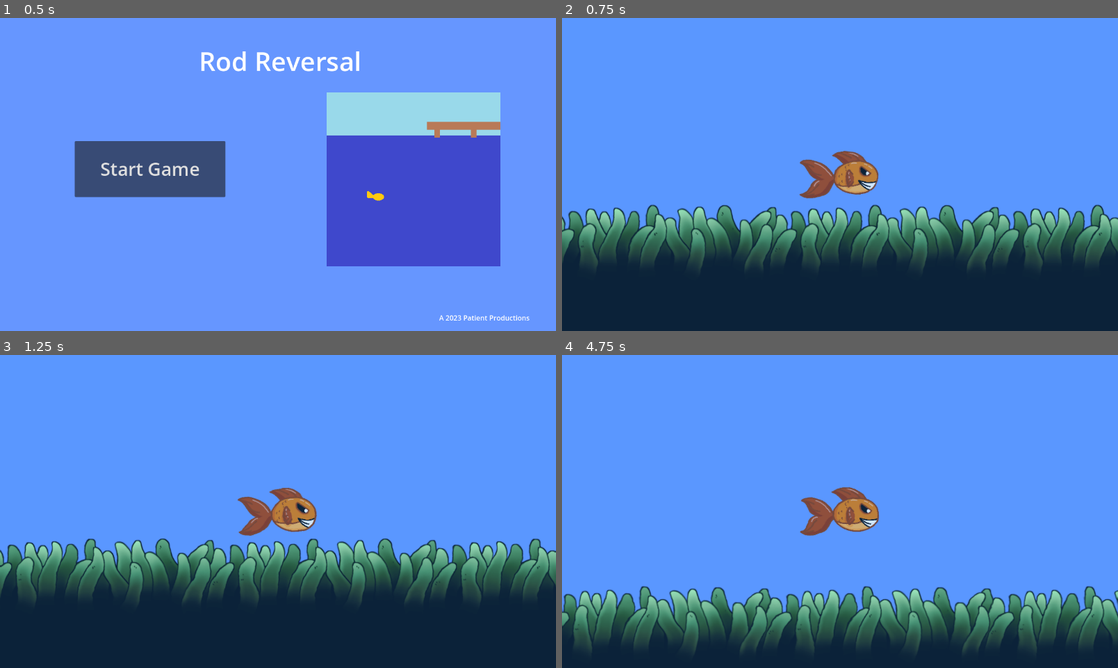
Above: before the commit, frames 1-4 (two rows, left to right).
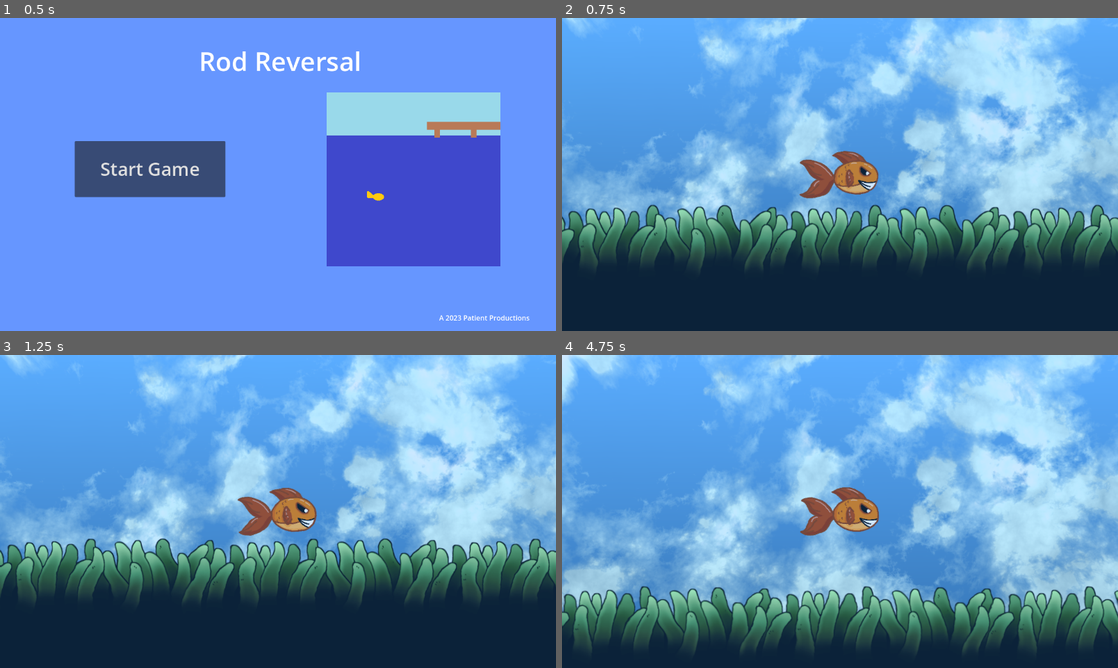
Above: after the commit, the same moments.

Repository: ZenithStar/gmtk_jam_2023
Game: Godot game, scene res://scenes/title_screen.tscn
Two runs of this game, one before a commit and one after it. Both use one fixed random seed, a clock stepped at 60 frames per second and the inputs below. The engine's default icon, where the game draws it, is replaced by a stand-in: a white triangle on a blue panel in a dark square.
Inputs:
- Up to frame 1 (0.5 s): no input
- Up to frame 2 (0.75 s): click "Start Game" at 0.5 s
- Up to frame 3 (1.25 s): no input
- Up to frame 4 (4.75 s): hold Right (right) 1.28-2.78 s; tap Up (up) at 1.35, 1.52, 1.82, 2.1, 2.27, 2.57, 2.85, 3.6, 3.77, 4.07, 4.35, 4.52 s; hold Left (left) 2.78-3.53 s; hold Right (right) from 3.53 s (still down)

Frame 1 is identical in both runs. In frame 2, 44% of the frame differs, in the area x 0-100%, y 0-68%; in frame 3, 43%; in frame 4, 59%, in the area x 0-100%, y 0-83%.

Commit message:
Added clouds

Diff:
--- /dev/null
+++ b/scenes/animated_clouds.tscn
@@ -0,0 +1,15 @@
+[gd_scene load_steps=4 format=3 uid="uid://cdbgoe2g28kkr"]
+
+[ext_resource type="Shader" path="res://scripts/clouds_in_motion.gdshader" id="1_1ehm8"]
+[ext_resource type="Texture2D" uid="uid://bb4khnta5dh6g" path="res://icon.svg" id="2_m77da"]
+
+[sub_resource type="ShaderMaterial" id="ShaderMaterial_65g3r"]
+shader = ExtResource("1_1ehm8")
+shader_parameter/BackColor = Color(0, 0.4, 0.58, 1)
+shader_parameter/CloudColor = Color(0.18, 0.7, 0.87, 1)
+shader_parameter/speed = 0.2
+
+[node name="Clouds" type="Sprite2D"]
+material = SubResource("ShaderMaterial_65g3r")
+scale = Vector2(1e-05, 1e-05)
+texture = ExtResource("2_m77da")
--- /dev/null
+++ b/scenes/cloudy_skys.tscn
@@ -0,0 +1,22 @@
+[gd_scene load_steps=4 format=3 uid="uid://d1bsjvvc22n4b"]
+
+[ext_resource type="Shader" path="res://scripts/cloudy_skys.gdshader" id="1_uhaha"]
+[ext_resource type="Texture2D" uid="uid://bb4khnta5dh6g" path="res://icon.svg" id="2_tr220"]
+
+[sub_resource type="ShaderMaterial" id="ShaderMaterial_66nls"]
+shader = ExtResource("1_uhaha")
+shader_parameter/cloudscale = 1.1
+shader_parameter/speed = 0.01
+shader_parameter/clouddark = 0.5
+shader_parameter/cloudlight = 0.3
+shader_parameter/cloudcover = 0.2
+shader_parameter/cloudalpha = 8.0
+shader_parameter/skytint = 0.5
+shader_parameter/skycolour1 = Vector3(0.2, 0.4, 0.6)
+shader_parameter/skycolour2 = Vector3(0.4, 0.7, 1)
+shader_parameter/m = Transform2D(1.6, -1.2, 1.2, 1.6, 0, 0)
+
+[node name="Clouds" type="Sprite2D"]
+material = SubResource("ShaderMaterial_66nls")
+scale = Vector2(300, 100)
+texture = ExtResource("2_tr220")
--- a/scenes/test_level.tscn
+++ b/scenes/test_level.tscn
@@ -1,10 +1,13 @@
-[gd_scene load_steps=4 format=3 uid="uid://dq34o6bnybbm2"]
+[gd_scene load_steps=5 format=3 uid="uid://dq34o6bnybbm2"]
 
+[ext_resource type="PackedScene" uid="uid://d1bsjvvc22n4b" path="res://scenes/cloudy_skys.tscn" id="1_1nk6b"]
 [ext_resource type="TileSet" uid="uid://cmcpnwdeph0tl" path="res://assets/Mossy Tileset/tileset.tres" id="3_uuwx7"]
 [ext_resource type="PackedScene" uid="uid://ca6kdmd2nkoer" path="res://scenes/water.tscn" id="4_pohog"]
-[ext_resource type="PackedScene" uid="uid://bnb7bqebb5t0q" path="res://scenes/fish.tscn" id="5_rl2t6"]
+[ext_resource type="PackedScene" uid="uid://d3ugjelus0rqi" path="res://scenes/fish.tscn" id="5_rl2t6"]
 
 [node name="Node2D" type="Node2D"]
+
+[node name="Clouds" parent="." instance=ExtResource("1_1nk6b")]
 
 [node name="Fish" parent="." instance=ExtResource("5_rl2t6")]
 position = Vector2(223, 984)
--- /dev/null
+++ b/scripts/clouds_in_motion.gdshader
@@ -0,0 +1,70 @@
+// https://godotshaders.com/shader/clouds-in-motion/
+shader_type canvas_item;
+
+uniform vec4 BackColor : source_color = vec4(0.0, 0.4, 0.58, 1.0);
+uniform vec4 CloudColor : source_color = vec4(0.18, 0.70, 0.87, 1.0);
+uniform float speed : hint_range(0.0, 5.0) = 0.1;
+
+float Func(float pX)
+{
+	return 0.6*(0.5*sin(0.1*pX) + 0.5*sin(0.553*pX) + 0.7*sin(1.2*pX));
+}
+
+
+float FuncR(float pX)
+{
+	return 0.5 + 0.25*(1.0 + sin(mod(40.0*pX, TAU)));
+}
+
+
+float Layer(vec2 pQ, float pT)
+{
+	vec2 Qt = 3.5*pQ;
+	pT *= 0.5;
+	Qt.x += pT;
+
+	float Xi = floor(Qt.x);
+	float Xf = Qt.x - Xi -0.5;
+
+	vec2 C;
+	float Yi;
+	float D = 1.0 - step(Qt.y,  Func(Qt.x));
+
+	// Disk:
+	Yi = Func(Xi + 0.5);
+	C = vec2(Xf, Qt.y - Yi );
+	D =  min(D, length(C) - FuncR(Xi+ pT/80.0));
+
+	// Previous disk:
+	Yi = Func(Xi+1.0 + 0.5);
+	C = vec2(Xf-1.0, Qt.y - Yi );
+	D =  min(D, length(C) - FuncR(Xi+1.0+ pT/80.0));
+
+	// Next Disk:
+	Yi = Func(Xi-1.0 + 0.5);
+	C = vec2(Xf+1.0, Qt.y - Yi );
+	D =  min(D, length(C) - FuncR(Xi-1.0+ pT/80.0));
+
+	return min(1.0, D);
+}
+
+void fragment() {
+	//vec2 uv = 8.0 * (SCREEN_UV - UV * 2.0);
+	vec2 uv = 3.0 * (SCREEN_UV - UV * 2.0);
+
+	// Render:
+	vec3 Color= BackColor.rgb;
+	for(float J = 0.0; J <= 1.0; J += 0.2)
+	{
+		// Cloud Layer:
+		float Lt =  TIME * speed * (0.5  + 2.0 * J) * (1.0 + 0.1 * sin(226.0 * J)) + 17.0 * J;
+		vec2 Lp = vec2(0.0, 0.3 + 1.5 * ( J - 0.5));
+		float L = Layer(uv + Lp, Lt);
+		// Blur and color:
+		float Blur = 4.0 * (0.5 * abs(2.0 - 5.0 * J)) / (11.0 - 5.0 * J);
+		float V = mix( 0.0, 1.0, 1.0 - smoothstep( 0.0, 0.01 +0.2 * Blur, L ) );
+		vec3 Lc=  mix(CloudColor.rgb, vec3(1.0), J);
+		Color =mix(Color, Lc,  V);
+	}
+	COLOR = vec4(Color,1.);
+}
--- /dev/null
+++ b/scripts/cloudy_skys.gdshader
@@ -0,0 +1,118 @@
+// https://godotshaders.com/shader/cloudy-skies/
+// cloudy skies shader
+// inspired from shadertoy shader made by Drift (https://www.shadertoy.com/view/4tdSWr)
+
+shader_type canvas_item;
+
+uniform float cloudscale = 1.1;
+uniform float speed = 0.01;
+uniform float clouddark = 0.5;
+uniform float cloudlight = 0.3;
+uniform float cloudcover = 0.2;
+uniform float cloudalpha = 8.0;
+uniform float skytint = 0.5;
+uniform vec3 skycolour1 = vec3(0.2, 0.4, 0.6);
+uniform vec3 skycolour2 = vec3(0.4, 0.7, 1.0);
+uniform mat2 m = mat2(vec2(1.6,1.2),vec2(-1.2,1.6)); // changement
+
+// functions
+
+vec2 hash( vec2 p ) {
+                p = vec2(dot(p,vec2(127.1,311.7)), dot(p,vec2(269.5,183.3)));
+                return -1.0 + 2.0*fract(sin(p)*43758.5453123);
+}
+
+float noise( in vec2 p ) {
+    float K1 = 0.366025404; // (sqrt(3)-1)/2;
+    float K2 = 0.211324865; // (3-sqrt(3))/6;
+                vec2 i = floor(p + (p.x+p.y)*K1);
+    vec2 a = p - i + (i.x+i.y)*K2;
+    vec2 o = (a.x>a.y) ? vec2(1.0,0.0) : vec2(0.0,1.0); //vec2 of = 0.5 + 0.5*vec2(sign(a.x-a.y), sign(a.y-a.x));
+    vec2 b = a - o + K2;
+                vec2 c = a - 1.0 + 2.0*K2;
+    vec3 h = max(0.5-vec3(dot(a,a), dot(b,b), dot(c,c) ), 0.0 );
+                vec3 n = h*h*h*h*vec3( dot(a,hash(i+0.0)), dot(b,hash(i+o)), dot(c,hash(i+1.0)));
+    return dot(n, vec3(70.0));
+}
+
+float fbm(vec2 n) {
+                float total = 0.0, amplitude = 0.1;
+                for (int i = 0; i < 7; i++) {
+                               total += noise(n) * amplitude;
+                               n = m * n;
+                               amplitude *= 0.4;
+                }
+                return total;
+}
+
+// fragment shader
+
+void fragment() {
+vec2 res = 1.0 / SCREEN_PIXEL_SIZE;
+vec2 p = FRAGCOORD.xy / res.xy; // changement
+                vec2 uv = p*vec2(res.x/res.y,1.0);    // changement
+    float time = TIME * speed ;
+    float q = fbm(uv * cloudscale * 0.5);
+
+    //ridged noise shape
+                float r = 0.0;
+                uv *= cloudscale;
+    uv += q - time;
+    float weight = 0.8;
+    for (int i=0; i<8; i++){
+                               r += abs(weight*noise( uv ));
+        uv = m*uv + time;
+                               weight *= 0.7;
+    }
+
+    //noise shape
+                float f = 0.0;
+    uv = p*vec2(res.x/res.y,1.0); // changement
+                uv *= cloudscale;
+    uv += q - time;
+    weight = 0.7;
+    for (int i=0; i<8; i++){
+                               f += weight*noise( uv );
+        uv = m*uv + time;
+                               weight *= 0.6;
+    }
+
+    f *= r + f;
+
+    //noise colour
+    float c = 0.0;
+    time = TIME * speed * 2.0;
+    uv = p*vec2(res.x/res.y,1.0); // changement
+                uv *= cloudscale*2.0;
+    uv += q - time;
+    weight = 0.4;
+    for (int i=0; i<7; i++){
+                               c += weight*noise( uv );
+        uv = m*uv + time;
+                               weight *= 0.6;
+    }
+
+    //noise ridge colour
+    float c1 = 0.0;
+    time = TIME * speed * 3.0;
+    uv = p*vec2(res.x/res.y,1.0);
+                uv *= cloudscale*3.0;
+    uv += q - time;
+    weight = 0.4;
+    for (int i=0; i<7; i++){
+                               c1 += abs(weight*noise( uv ));
+        uv = m*uv + time;
+                               weight *= 0.6;
+    }
+
+    c += c1;
+
+    vec3 skycolour = mix(skycolour2, skycolour1, p.y);
+    vec3 cloudcolour = vec3(1.1, 1.1, 0.9) * clamp((clouddark + cloudlight*c), 0.0, 1.0);
+
+    f = cloudcover + cloudalpha*f*r;
+
+    vec3 result = mix(skycolour, clamp(skytint * skycolour + cloudcolour, 0.0, 1.0), clamp(f + c, 0.0, 1.0));
+
+    COLOR.rgb = vec3(result);
+}
--- /dev/null
+++ b/scripts/stylized_sky_with_sun.gdshader
@@ -0,0 +1,290 @@
+shader_type sky;
+render_mode use_quarter_res_pass;
+
+// Originaly based on https://godotshaders.com/shader/stylized-sky-shader-with-clouds/ but there's not much left
+
+group_uniforms sky;
+	uniform vec3 day_top_color : source_color = vec3( 0.1, 0.6, 1.0 );
+	uniform vec3 day_bottom_color : source_color = vec3( 0.4, 0.8, 1.0 );
+	uniform vec3 sunset_top_color : source_color = vec3( 0.7, 0.75, 1.0 );
+	uniform vec3 sunset_bottom_color : source_color = vec3( 1.0, 0.5, 0.7 );
+	uniform vec3 night_top_color : source_color = vec3( 0.02, 0.0, 0.04 );
+	uniform vec3 night_bottom_color : source_color = vec3( 0.1, 0.0, 0.2 );
+
+group_uniforms horizon;
+	uniform vec3 horizon_color : source_color = vec3( 0.0, 0.7, 0.8 );
+	uniform float horizon_blur : hint_range( 0.0, 1.0, 0.01 ) = 0.05;
+
+group_uniforms sun; // First DirectionalLight3D will be the sun
+	uniform vec3 sun_color : source_color = vec3( 10.0, 8.0, 1.0 );
+	uniform vec3 sun_sunset_color : source_color = vec3( 10.0, 0.0, 0.0 );
+	uniform float sun_size : hint_range( 0.01, 1.0 ) = 0.2;
+	uniform float sun_blur : hint_range( 0.01, 20.0 ) = 10.0;
+
+group_uniforms moon; // Second DirectionalLight3D will be the moon
+	uniform vec3 moon_color : source_color = vec3( 1.0, 0.95, 0.7 );
+	uniform float moon_size : hint_range( 0.01, 1.0 ) = 0.06;
+	uniform float moon_blur : hint_range( 0.01, 10.0 ) = 0.1;
+
+group_uniforms clouds;
+	// Replaced by noise functions, unncomment if you want to use graphical textures
+//	uniform sampler2D clouds_top_texture : filter_linear_mipmap, hint_default_black;
+//	uniform sampler2D clouds_middle_texture : filter_linear_mipmap, hint_default_black;
+//	uniform sampler2D clouds_bottom_texture : filter_linear_mipmap, hint_default_black;
+	uniform vec3 clouds_edge_color : source_color = vec3( 0.8, 0.8, 0.98 );
+	uniform vec3 clouds_top_color : source_color = vec3( 1.0, 1.0, 1.00 );
+	uniform vec3 clouds_middle_color : source_color = vec3( 0.92, 0.92, 0.98 );
+	uniform vec3 clouds_bottom_color : source_color = vec3( 0.83, 0.83, 0.94 );
+	uniform float clouds_speed : hint_range( 0.0, 20.0, 0.01 ) = 2.0;
+	uniform float clouds_direction : hint_range( -0.5, 0.5, 0.0 ) = 0.2;
+	uniform float clouds_scale : hint_range( 0.0, 4.0, 0.01 ) = 1.0;
+	uniform float clouds_cutoff : hint_range( 0.0, 1.0, 0.01 ) = 0.3;
+	uniform float clouds_fuzziness : hint_range( 0.0, 2.0, 0.01 ) = 0.5;
+	// More weight is simply a darker color, usefull for rain/storm
+	uniform float clouds_weight : hint_range( 0.0, 1.0, 0.01 ) = 0.0;
+	uniform float clouds_blur : hint_range( 0.0, 1.0, 0.01 ) = 0.25;
+
+group_uniforms stars;
+	// Stars should be at black background
+	uniform sampler2D stars_texture : filter_linear_mipmap, hint_default_black;
+	uniform float stars_speed : hint_range( 0.0, 20.0, 0.01 ) = 1.0;
+
+group_uniforms settings;
+	uniform float overwritten_time = 0.0;
+
+////////////////////////////////////////////////////////////////////////////////////////////////////
+	// Function for clouds noises. You can replace using "gen_fractal_ping_pong" with a simple texture reading.
+	// I was frustrated with the repeating texture that's why I included the algorithm in the code.
+	// Source: https://github.com/Auburn/FastNoiseLite/tree/master
+	const int PRIME_X = 501125321;
+	const int PRIME_Y = 1136930381;
+	float lerp( float a, float b, float t )
+	{
+		return a + t * ( b - a );
+	}
+	float cubic_lerp( float a, float b, float c, float d, float t )
+	{
+		float p = d - c - ( a - b );
+		return t * t * t * p + t * t * ( a - b - p ) + t * ( c - a ) + b;
+	}
+	float ping_pong( float t )
+	{
+		t -= trunc( t * 0.5 ) * 2.0;
+		return t < 1.0 ? t : 2.0 - t;
+	}
+	int hash( int seed, int x_primed, int y_primed )
+	{
+		return ( seed ^ x_primed ^ y_primed ) * 0x27d4eb2d;
+	}
+	float val_coord( int seed, int x_primed, int y_primed )
+	{
+	    int hash = hash( seed, x_primed, y_primed );
+	    hash *= hash;
+	    hash ^= hash << 19;
+	    return float( hash ) * ( 1.0 / 2147483648.0 );
+	}
+	float single_value_cubic( int seed, float x, float y )
+	{
+	    int x1 = int( floor( x ));
+	    int y1 = int( floor( y ));
+
+	    float xs = x - float( x1 );
+	    float ys = y - float( y1 );
+
+	    x1 *= PRIME_X;
+	    y1 *= PRIME_Y;
+	    int x0 = x1 - PRIME_X;
+	    int y0 = y1 - PRIME_Y;
+	    int x2 = x1 + PRIME_X;
+	    int y2 = y1 + PRIME_Y;
+	    int x3 = x1 + ( PRIME_X << 1 );
+	    int y3 = y1 + ( PRIME_Y << 1 );
+
+	    return cubic_lerp(
+	        cubic_lerp( val_coord( seed, x0, y0 ), val_coord( seed, x1, y0 ), val_coord( seed, x2, y0 ), val_coord( seed, x3, y0 ), xs ),
+	        cubic_lerp( val_coord( seed, x0, y1 ), val_coord( seed, x1, y1 ), val_coord( seed, x2, y1 ), val_coord( seed, x3, y1 ), xs ),
+	        cubic_lerp( val_coord( seed, x0, y2 ), val_coord( seed, x1, y2 ), val_coord( seed, x2, y2 ), val_coord( seed, x3, y2 ), xs ),
+	        cubic_lerp( val_coord( seed, x0, y3 ), val_coord( seed, x1, y3 ), val_coord( seed, x2, y3 ), val_coord( seed, x3, y3 ), xs ),
+	    ys ) * ( 1.0 / ( 1.5 * 1.5 ));
+	}
+	// Params can be change in the same way as in noise settings in Godot
+	const float FRACTAL_BOUNDING = 1.0 / 1.75;
+	const int OCTAVES = 5;
+	const float PING_PONG_STRENGTH = 2.0;
+	const float WEIGHTED_STRENGTH = 0.0;
+	const float GAIN = 0.5;
+	const float LACUNARITY = 2.0;
+	float gen_fractal_ping_pong( vec2 pos, int seed, float frequency )
+	{
+		float x = pos.x * frequency;
+		float y = pos.y * frequency;
+	    float sum = 0.0;
+		float amp = FRACTAL_BOUNDING;
+	    for( int i = 0; i < OCTAVES; i++ )
+	    {
+	        float noise = ping_pong(( single_value_cubic( seed++, x, y ) + 1.0 ) * PING_PONG_STRENGTH );
+	        sum += ( noise - 0.5 ) * 2.0 * amp;
+	        amp *= lerp( 1.0, noise, WEIGHTED_STRENGTH );
+	        x *= LACUNARITY;
+	        y *= LACUNARITY;
+	        amp *= GAIN;
+	    }
+	    return sum * 0.5 + 0.5;
+	}
+////////////////////////////////////////////////////////////////////////////////////////////////////
+
+// Function needed to calculate the phase of the moon
+// Source: https://kelvinvanhoorn.com/2022/03/17/skybox-tutorial-part-1/
+float sphere_intersect( vec3 view_dir, vec3 sphere_pos, float radius )
+{
+    float b = dot( -sphere_pos, view_dir );
+    float c = dot( -sphere_pos, -sphere_pos ) - pow( radius, 2 );
+    float h = pow( b, 2 ) - c;
+    return h < 0.0 ? -1.0 : -b - sqrt( h );
+}
+
+void sky()
+{
+	float time = overwritten_time != 0.0 ? overwritten_time : TIME;
+
+	//////////////////// SKY ///////////////////////////////////////////////////////////////////////
+	float _eyedir_y = abs( sin( EYEDIR.y * PI * 0.5 ));
+
+	// The day color will be our base color
+	vec3 _sky_color = mix( day_bottom_color, day_top_color, _eyedir_y );
+	_sky_color = mix( _sky_color, vec3( 0.0 ), clamp(( 0.7 - clouds_cutoff ) * clouds_weight, 0.0, 1.0 ));
+
+	float _sunset_amount = clamp( 0.5 - abs( LIGHT0_DIRECTION.y ), 0.0, 0.5 ) * 2.0;
+	// The sky should be more red around the west, on the opposite side you don't see it as much
+	float _sunset_distance = clamp( 1.0 - pow( distance( EYEDIR, LIGHT0_DIRECTION ), 2 ), 0.0, 1.0 );
+	vec3 _sky_sunset_color = mix( sunset_bottom_color, sunset_top_color, _eyedir_y + 0.5 );
+	_sky_sunset_color = mix( _sky_sunset_color, sunset_bottom_color, _sunset_amount * _sunset_distance );
+	_sky_color = mix( _sky_color, _sky_sunset_color, _sunset_amount );
+
+	float _night_amount = clamp( -LIGHT0_DIRECTION.y + 0.7, 0.0, 1.0 );
+	vec3 _sky_night_color = mix( night_bottom_color, night_top_color, _eyedir_y );
+	_sky_color = mix( _sky_color, _sky_night_color, _night_amount );
+
+	// Final sky color
+	COLOR = _sky_color;
+
+	//////////////////// HORIZON ///////////////////////////////////////////////////////////////////
+	float _horizon_amount = 0.0;
+	if( EYEDIR.y < 0.0 )
+	{
+		_horizon_amount = clamp( abs( EYEDIR.y ) / horizon_blur, 0.0, 1.0 );
+		// Mixing with the color of the night sky to make the horizon darker
+		vec3 _horizon_color = mix( horizon_color, _sky_color, _night_amount * 0.9 );
+		// And if ther are many dark clouds, we also make the horizon darker
+		_horizon_color = mix( _horizon_color, vec3( 0.0 ), ( 1.0 - clouds_cutoff ) * clouds_weight * 0.7 );
+		COLOR = mix( COLOR, _horizon_color, _horizon_amount );
+	}
+
+	//////////////////// MOON //////////////////////////////////////////////////////////////////////
+	float _moon_amount = 0.0;
+	if( LIGHT1_ENABLED )
+	{
+		// Bigger moon near the horizon
+		float _moon_size = moon_size + cos( LIGHT1_DIRECTION.y * PI ) * moon_size * 0.25;
+		float _moon_distance = distance( EYEDIR, LIGHT1_DIRECTION ) / _moon_size;
+		// Finding moon disc and edge blur
+		_moon_amount = clamp(( 1.0 - _moon_distance ) / moon_blur, 0.0, 1.0 );
+		if( _moon_amount > 0.0 )
+		{
+			// Moon illumination depending on the position of the sun
+			float _moon_intersect = sphere_intersect( EYEDIR, LIGHT1_DIRECTION, _moon_size );
+			vec3 _moon_normal = normalize( LIGHT1_DIRECTION - EYEDIR * _moon_intersect );
+			// Power on the result gives a better effect
+			float _moon_n_dot_l = pow( clamp( dot( _moon_normal, -LIGHT0_DIRECTION ), 0.05, 1.0 ), 2 );
+			// Hiding the moon behind the horizon
+			_moon_amount *= 1.0 - _horizon_amount;
+			COLOR = mix( COLOR, moon_color, _moon_n_dot_l * _moon_amount );
+		}
+	}
+
+	//////////////////// SUN ///////////////////////////////////////////////////////////////////////
+	float _sun_distance = 0.0;
+	if( LIGHT0_ENABLED )
+	{
+		_sun_distance = distance( EYEDIR, LIGHT0_DIRECTION );
+		// Bigger sun near the horizon
+		float _sun_size = sun_size + cos( LIGHT0_DIRECTION.y * PI ) * sun_size * 0.25;
+		// Finding sun disc and edge blur
+		float _sun_amount = clamp(( 1.0 - _sun_distance / _sun_size ) / sun_blur, 0.0, 1.0 );
+		if( _sun_amount > 0.0 )
+		{
+			// Changing color of the sun during sunset
+			float _sunset_amount = 1.0;
+			if( LIGHT0_DIRECTION.y > 0.0 )
+				_sunset_amount = clamp( cos( LIGHT0_DIRECTION.y * PI ), 0.0, 1.0 );
+			vec3 _sun_color = mix( sun_color, sun_sunset_color, _sunset_amount );
+			// Hiding the sun behind the moon
+			_sun_amount = clamp( _sun_amount * ( 1.0 - _moon_amount ), 0.0, 1.0 );
+			// Hiding the sun behind the horizon
+			_sun_amount *= 1.0 - _horizon_amount;
+			// Leveling the "glow" in color
+			if( _sun_color.r > 1.0 || _sun_color.g > 1.0 || _sun_color.b > 1.0 )
+				_sun_color *= _sun_amount;
+			COLOR = mix( COLOR, _sun_color, _sun_amount );
+		}
+	}
+
+	//////////////////// STARS /////////////////////////////////////////////////////////////////
+	vec2 _sky_uv = EYEDIR.xz / sqrt( EYEDIR.y );
+	if( EYEDIR.y > -0.01 && LIGHT0_DIRECTION.y < 0.0  )
+	{
+		// Stars UV rotation
+		float _stars_speed_cos = cos( stars_speed * time * 0.005 );
+		float _stars_speed_sin = sin( stars_speed * time * 0.005 );
+		vec2 _stars_uv = vec2(
+			_sky_uv.x * _stars_speed_cos - _sky_uv.y * _stars_speed_sin,
+			_sky_uv.x * _stars_speed_sin + _sky_uv.y * _stars_speed_cos
+		);
+		// Stars texture
+		vec3 _stars_color = texture( stars_texture, _stars_uv ).rgb * -LIGHT0_DIRECTION.y;
+		// Hiding stars behind the moon
+		_stars_color *= 1.0 - _moon_amount;
+		COLOR += _stars_color;
+	}
+
+	//////////////////// CLOUDS ////////////////////////////////////////////////////////////////
+	if( EYEDIR.y > 0.0 )
+	{
+		// Clouds UV movement direction
+		float _clouds_speed = time * clouds_speed * 0.01;
+		float _sin_x = sin( clouds_direction * PI * 2.0 );
+		float _cos_y = cos( clouds_direction * PI * 2.0 );
+		// I using 3 levels of clouds. Top is the lightes and botom the darkest.
+		// The speed of movement (and direction a little) is different for the illusion of the changing shape of the clouds.
+		vec2 _clouds_movement = vec2( _sin_x, _cos_y ) * _clouds_speed;
+//		float _noise_top = texture( clouds_top_texture, ( _sky_uv + _clouds_movement ) * clouds_scale ).r;
+		float _noise_top = gen_fractal_ping_pong( ( _sky_uv + _clouds_movement ) * clouds_scale, 0, 0.5 );
+		_clouds_movement = vec2( _sin_x * 0.97, _cos_y * 1.07 ) * _clouds_speed * 0.89;
+//		float _noise_middle = texture( clouds_middle_texture, ( _sky_uv + _clouds_movement ) * clouds_scale ).r;
+		float _noise_middle = gen_fractal_ping_pong( ( _sky_uv + _clouds_movement ) * clouds_scale, 1, 0.75 );
+		_clouds_movement = vec2( _sin_x * 1.01, _cos_y * 0.89 ) * _clouds_speed * 0.79;
+//		float _noise_bottom = texture( clouds_bottom_texture, ( _sky_uv + _clouds_movement ) * clouds_scale ).r;
+		float _noise_bottom = gen_fractal_ping_pong( ( _sky_uv + _clouds_movement ) * clouds_scale, 2, 1.0 );
+		// Smoothstep with the addition of a noise value from a lower level gives a nice, deep result
+		_noise_bottom = smoothstep( clouds_cutoff, clouds_cutoff + clouds_fuzziness, _noise_bottom );
+		_noise_middle = smoothstep( clouds_cutoff, clouds_cutoff + clouds_fuzziness, _noise_middle + _noise_bottom * 0.2 ) * 1.1;
+		_noise_top = smoothstep( clouds_cutoff, clouds_cutoff + clouds_fuzziness, _noise_top + _noise_middle * 0.4 ) * 1.2;
+		float _clouds_amount = clamp( _noise_top + _noise_middle + _noise_bottom, 0.0, 1.0 );
+		// Fading clouds near the horizon
+		_clouds_amount *= clamp( abs( EYEDIR.y ) / clouds_blur, 0.0, 1.0 );
+
+		vec3 _clouds_color = mix( vec3( 0.0 ), clouds_top_color, _noise_top );
+		_clouds_color = mix( _clouds_color, clouds_middle_color, _noise_middle );
+		_clouds_color = mix( _clouds_color, clouds_bottom_color, _noise_bottom );
+		// The edge color gives a nice smooth edge, you can try turning this off if you need sharper edges
+		_clouds_color = mix( clouds_edge_color, _clouds_color, _noise_top );
+		// The sun passing through the clouds effect
+		_clouds_color = mix( _clouds_color, clamp( sun_color, 0.0, 1.0 ), pow( 1.0 - clamp( _sun_distance, 0.0, 1.0 ), 5 ));
+		// Color combined with sunset condition
+		_clouds_color = mix( _clouds_color, sunset_bottom_color, _sunset_amount * 0.75 );
+		// Color depending on the "progress" of the night.
+		_clouds_color = mix( _clouds_color, _sky_color, clamp( _night_amount, 0.0, 0.98 ));
+		_clouds_color = mix( _clouds_color, vec3( 0.0 ), clouds_weight * 0.9 );
+		COLOR = mix( COLOR, _clouds_color, _clouds_amount );
+	}
+}
Not shown: 1 places in scenes/fish.tscn that only renumber resources
